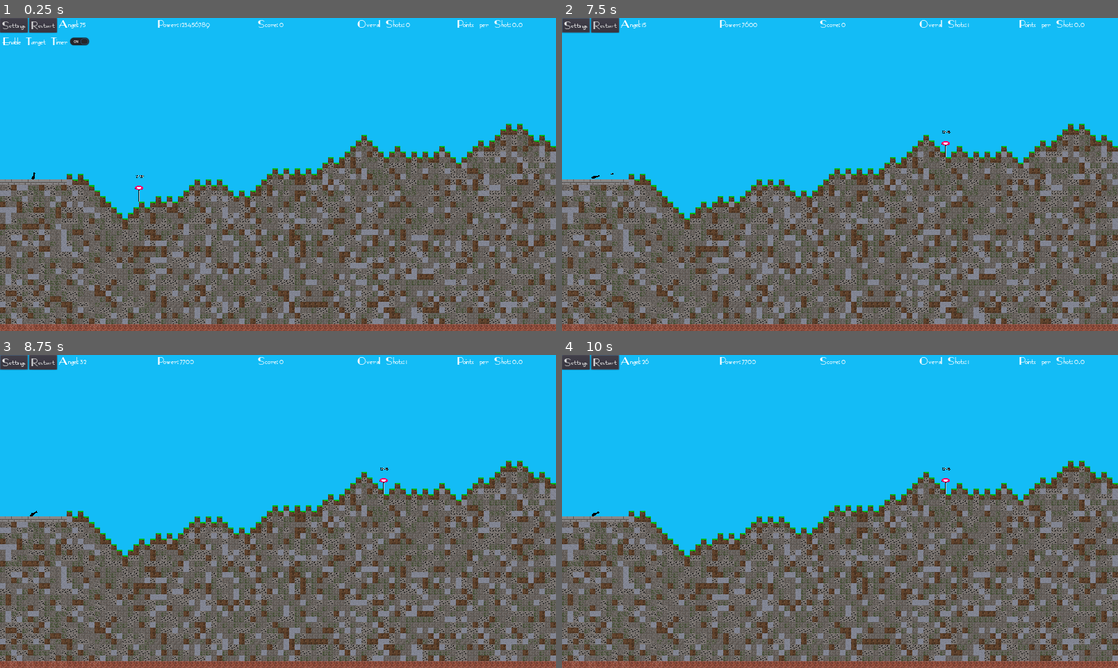
Above: before the commit, frames 1-4 (two rows, left to right).
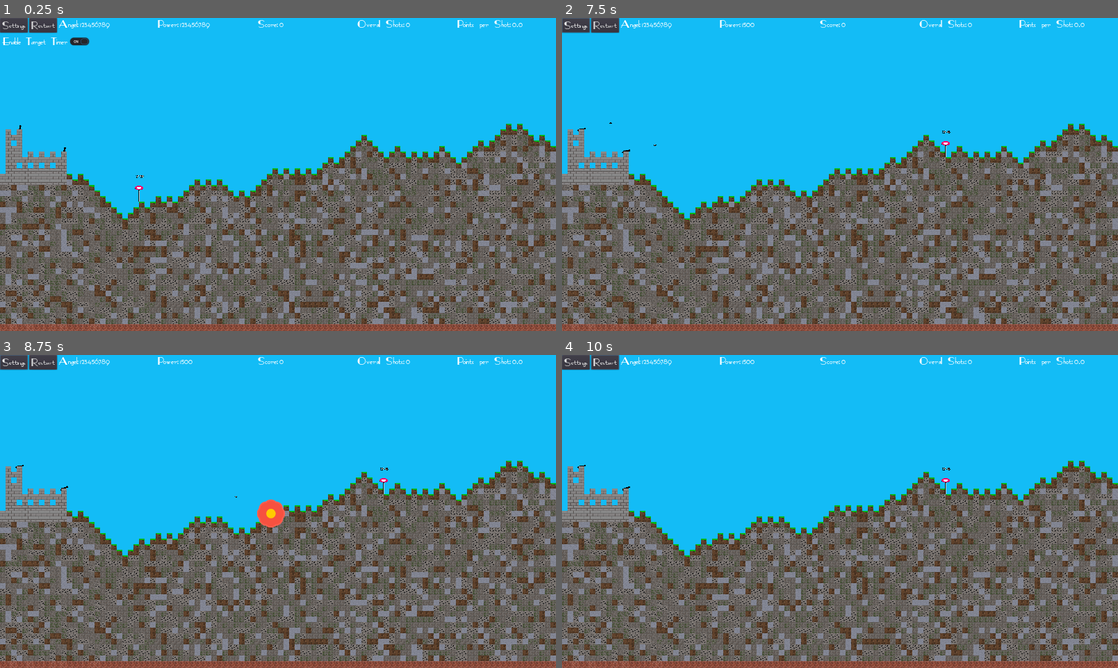
Above: after the commit, the same moments.

Repository: Coding-4Fun/Just4Fun_Mini_Shootergame
Game: Godot game, scene res://MainGame.tscn
Same seed, same stepped clock (60 frames per second), same inputs: the game is played once before the commit and once after it.
Inputs (mouse positions are in pixels of both pictures, inside the frame that each line leads up to):
- Up to frame 1 (0.25 s): no input
- Up to frame 2 (7.5 s): click "Restart" at 0.5 s; click "Restart" at 1.25 s; click "Restart" at 2 s; click "Enable Target Timer" at 2.75 s; click "Settings" at 3.5 s; move the mouse to (962, 158) at 4.27 s; hold Right (ui_right) 4.28-5.03 s; tap Mouse wheel down (cannon_power_minus) at 4.35, 6.6 s; tap Enter at 5, 6.5 s; move the mouse to (728, 190) at 5.02 s; hold Down (ui_down) 5.03-5.78 s; tap Mouse wheel up (cannon_power_plus) at 5.1, 7.35 s; tap Space (cannon_shoot) at 5.75, 5.85, 7.25 s; move the mouse to (895, 105) at 5.77 s; hold Right (ui_right) 5.78-6.53 s; move the mouse to (812, 237) at 6.52 s; hold Up (ui_up) 6.53-7.28 s; move the mouse to (1006, 221) at 7.27 s; hold Left (ui_left) from 7.28 s (still down)
- Up to frame 3 (8.75 s): keep holding Left (ui_left); move the mouse to (111, 464) at 8.02 s; tap Mouse wheel up (cannon_power_plus) at 8.1 s
- Up to frame 4 (10 s): move the mouse to (867, 511) at 8.77 s; release Left (ui_left) at 8.78 s; hold Down (ui_down) 8.78-9.53 s; tap Mouse wheel down (cannon_power_minus) at 8.85 s; move the mouse to (756, 433) at 9.52 s; hold Right (ui_right) from 9.53 s (still down); tap Mouse wheel up (cannon_power_plus) at 9.6 s

The runs differ from the first frame. In frame 1, 1.1% of the frame differs, in the area x 0-20%, y 1-52%; in frame 2, 1.1%; in frame 3, 1.5%, in the area x 0-74%, y 1-56%; in frame 4, 1.1%.
Error before the commit: Invalid get index '0' (on base: 'PoolVector2Array'). (res://MainGame.gd:141)

Commit message:
Rem: Adding the Cannon on Position Add: a little Caste with cannons

Diff:
--- a/MainGame.gd
+++ b/MainGame.gd
@@ -111,7 +111,7 @@
 
 
 func _on_MainGame_ready() -> void:
-	add_cannon_left()
+#	add_cannon_left()
 	add_DummyTarget()
 	pass
 
@@ -138,10 +138,10 @@
 	add_DummyTarget()
 #	cannonLeft.position = TerrainLine.points[0]
 #	cannonLeft.position.x = TerrainLine.castlewidth / 2
-	var pos:Vector2 = Chunk.points[0]
-	pos.x = Chunk.castlewidth / 2
+#	var pos:Vector2 = Chunk.points[0]
+#	pos.x = Chunk.castlewidth / 2
 
-	add_cannon_left(pos)
+#	add_cannon_left(pos)
 
 
 func _on_Bullet_exploded(pos):
--- a/MainGame.tscn
+++ b/MainGame.tscn
@@ -1,10 +1,11 @@
-[gd_scene load_steps=6 format=2]
+[gd_scene load_steps=7 format=2]
 
 [ext_resource path="res://Terrain/blocks_tileset_16x16.tres" type="TileSet" id=1]
 [ext_resource path="res://MainGame.gd" type="Script" id=2]
 [ext_resource path="res://UI/InGameUI.tscn" type="PackedScene" id=3]
 [ext_resource path="res://Terrain/Chunk/Chunk.tscn" type="PackedScene" id=4]
 [ext_resource path="res://TerrainMapGenerator.gd" type="Script" id=5]
+[ext_resource path="res://Cannon/Cannon.tscn" type="PackedScene" id=6]
 
 [node name="MainGame" type="Node2D"]
 script = ExtResource( 2 )
@@ -16,6 +17,12 @@
 [node name="Players" type="Node2D" parent="."]
 
 [node name="Player1" type="Node2D" parent="Players"]
+
+[node name="Cannon" parent="Players/Player1" instance=ExtResource( 6 )]
+position = Vector2( 184, 391 )
+
+[node name="Cannon_2" parent="Players/Player1" instance=ExtResource( 6 )]
+position = Vector2( 56, 328 )
 
 [node name="Player2" type="Node2D" parent="Players"]
 
@@ -31,6 +38,7 @@
 cell_custom_transform = Transform2D( 16, 0, 0, 16, 0, 0 )
 collision_layer = 2
 format = 1
+tile_data = PoolIntArray( 1310721, 6, 0, 1310723, 6, 0, 1376257, 6, 0, 1376258, 6, 0, 1376259, 6, 0, 1441793, 6, 0, 1441795, 6, 0, 1507329, 6, 0, 1507330, 6, 0, 1507331, 6, 0, 1572865, 6, 0, 1572866, 6, 0, 1572867, 6, 0, 1572869, 6, 0, 1572871, 6, 0, 1572873, 6, 0, 1572875, 6, 0, 1638401, 6, 0, 1638402, 6, 0, 1638403, 6, 0, 1638404, 6, 0, 1638405, 6, 0, 1638406, 6, 0, 1638407, 6, 0, 1638408, 6, 0, 1638409, 6, 0, 1638410, 6, 0, 1638411, 6, 0, 1703937, 6, 0, 1703938, 6, 0, 1703940, 6, 0, 1703942, 6, 0, 1703944, 6, 0, 1703946, 6, 0, 1703947, 6, 0, 1769473, 6, 0, 1769474, 6, 0, 1769475, 6, 0, 1769476, 6, 0, 1769477, 6, 0, 1769478, 6, 0, 1769479, 6, 0, 1769480, 6, 0, 1769481, 6, 0, 1769482, 6, 0, 1769483, 6, 0, 1835008, 6, 0, 1835009, 6, 0, 1835010, 6, 0, 1835011, 6, 0, 1835012, 6, 0, 1835013, 6, 0, 1835014, 6, 0, 1835015, 6, 0, 1835016, 6, 0, 1835017, 6, 0, 1835018, 6, 0, 1835019, 6, 0 )
 script = ExtResource( 5 )
 __meta__ = {
 "_edit_lock_": true
